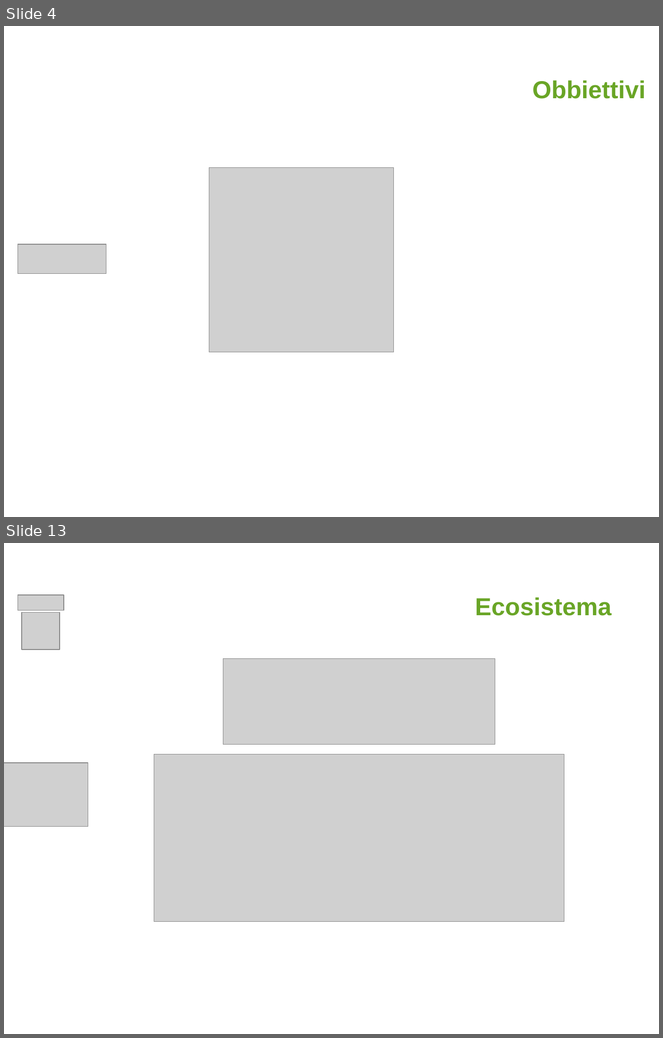
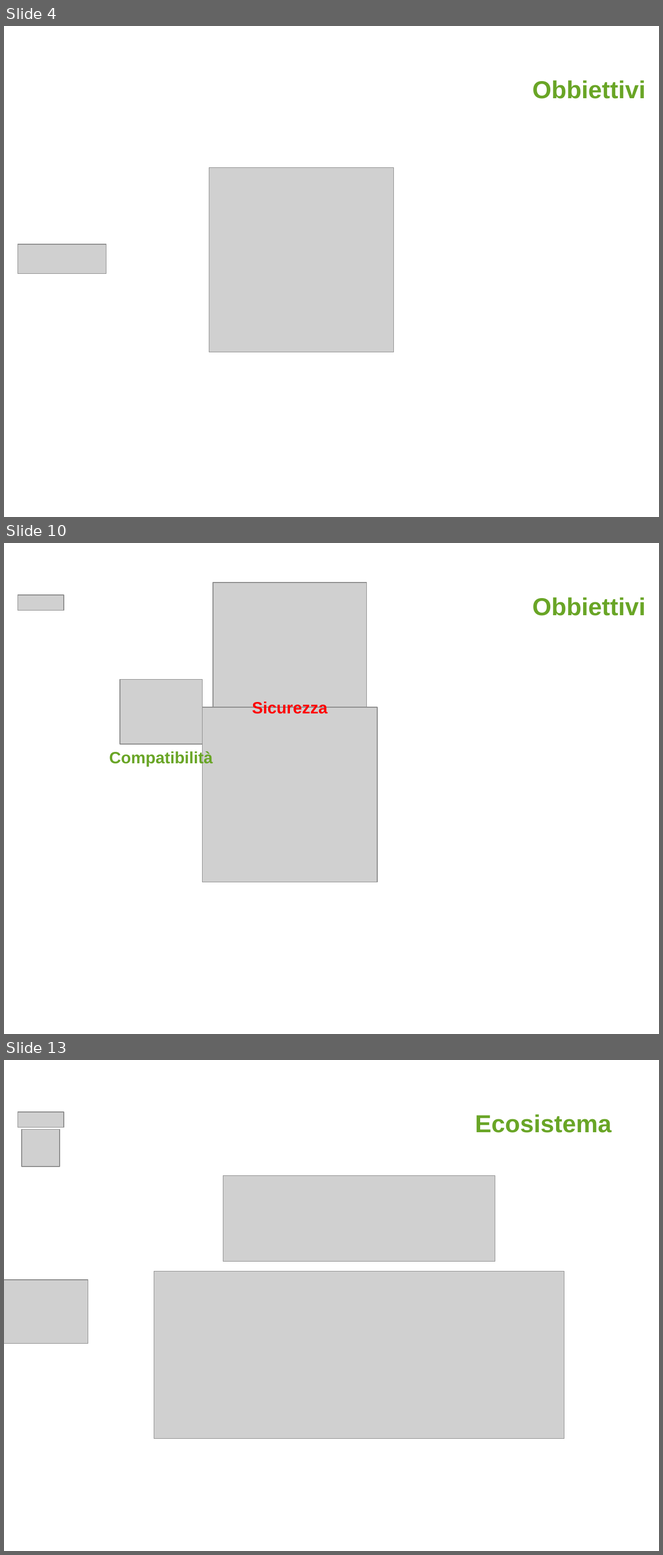
Before and after one commit to AlessioTommasi-supsi/iotProject, a slide deck: docs/tesi/MSE_Master Thesis_Presentation_AlessioTommasi PostIncontro.pptx. Shown one above the other, each under a label of ours: slides 4 and 13 before the commit, slides 4, 10 and 13 after it; the slides between them are not shown. The pictures are 663x1038 and 663x1555 pixels, drawn with LibreOffice and Linux fonts; fonts in the diff are those of the drawing; grey boxes stand for pictures; background and template pictures are left out. Boxes give left, top, right and bottom in pixels: in the first picture for what was removed or moved away, otherwise in the second. Text is boxed around its words. In the diff, an @@ line names an element or a change of style, - is before the commit and + after.

```diff
--- a/docs/tesi/MSE_Master Thesis_Presentation_AlessioTommasi PostIncontro.pptx
+++ b/docs/tesi/MSE_Master Thesis_Presentation_AlessioTommasi PostIncontro.pptx
@@ slide 10 added at (4,543,659,1034), background #FFFFFF @@
@@ picture added at (213,583,366,735) @@
@@ picture added at (18,595,64,610) @@
@@ text added at (532,597,646,616), 27 pt, text #69A526, bold @@
+Obbiettivi
@@ picture added at (120,679,203,744) @@
@@ picture added at (203,707,377,883) @@
@@ text added at (252,702,327,714), 18 pt, text #FF0000, bold @@
+Sicurezza
@@ text added at (109,750,213,767), 18 pt, text #69A526, bold @@
+Compatibilità
```
Also in this commit, not shown: 3 slides changed, 11 other slides added, 10 slides removed, 2 other files.
